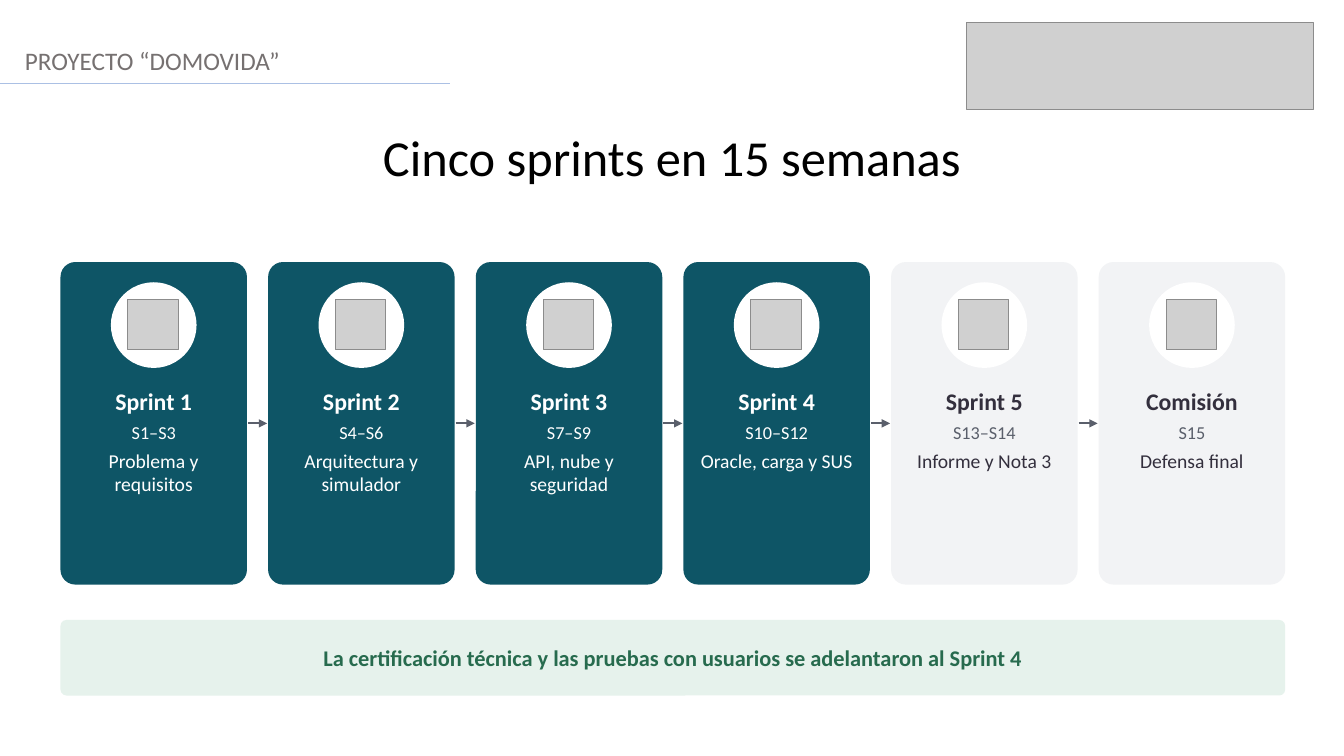
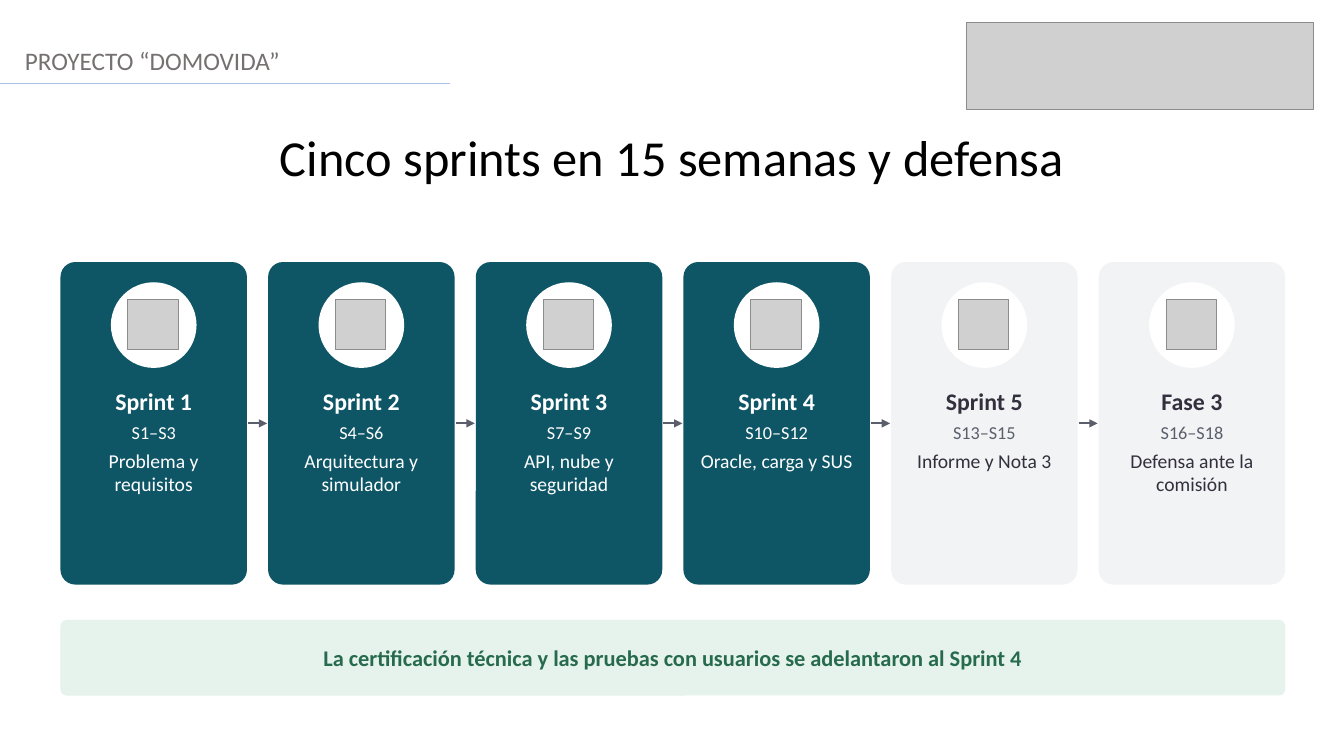
Before and after one commit to AndresVergara74/domovida-backend, a slide deck: slide 8 of docs/fase2/evidencias_proyecto/presentacion/VERGARA_ANDRES_Presentacion_Proyecto_APT_DomoVida.pptx. Drawn at 1344x756 pixels with LibreOffice and Linux fonts; fonts in the diff are those of the drawing; grey boxes stand for pictures. Boxes give left, top, right and bottom in pixels: in the first picture for what was removed or moved away, otherwise in the second. Text is boxed around its words. In the diff, an @@ line names an element or a change of style, - is before the commit and + after.

Commit message:
docs: objetivo con simulador IoT y Fase 3 en semanas 16 a 18 (ensayo 11/11)

```diff
--- a/docs/fase2/evidencias_proyecto/presentacion/VERGARA_ANDRES_Presentacion_Proyecto_APT_DomoVida.pptx
+++ b/docs/fase2/evidencias_proyecto/presentacion/VERGARA_ANDRES_Presentacion_Proyecto_APT_DomoVida.pptx
@@ text at <box>280,141,1064,184</box>: text changed @@
-Cinco sprints en 15 semanas
+Cinco sprints en 15 semanas y defensa
@@ text at <box>1130,394,1253,491</box>: text changed @@
-Comisión
-S15
-Defensa final
+Fase 3
+S16–S18
+Defensa ante la comisión
@@ text at <box>953,427,1016,439</box>: text changed @@
-S13–S14
+S13–S15
```
Also in this commit, not shown: 5 other slides changed, 5 other files.
